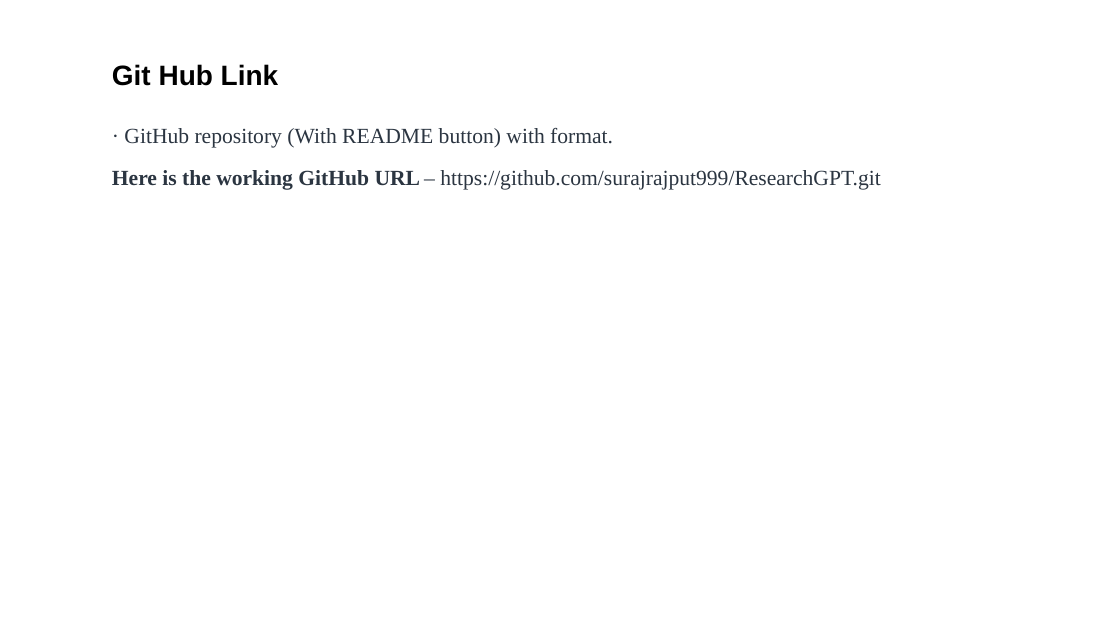
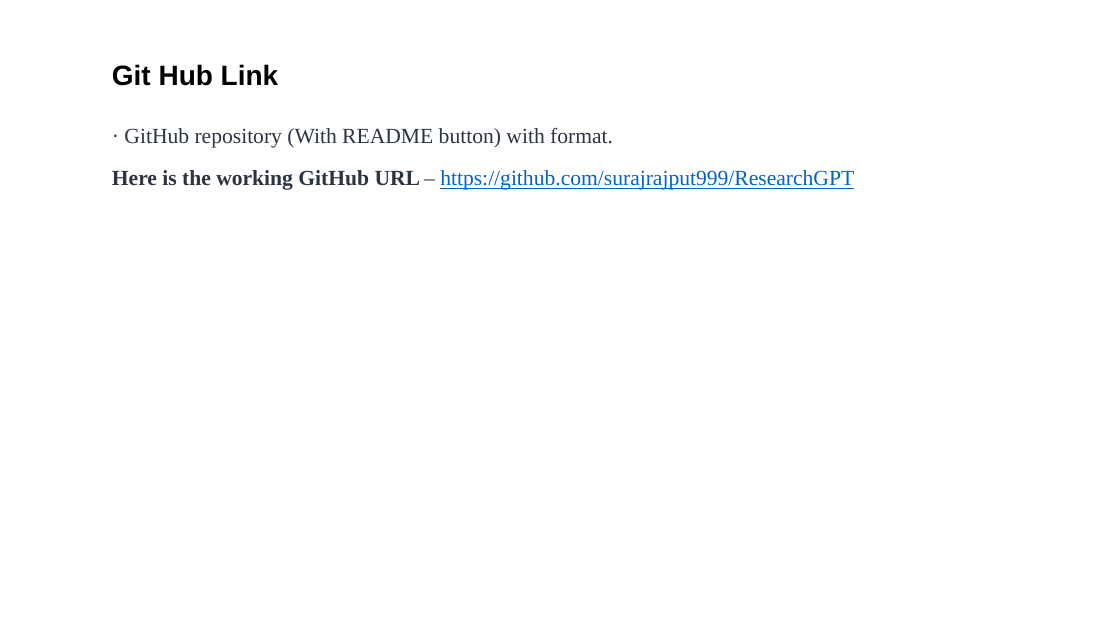
Before and after one commit to surajrajput999/ResearchGPT, a slide deck: slide 12 of project_presentation.pptx. Drawn at 1120x630 pixels with LibreOffice and Linux fonts; fonts in the diff are those of the drawing. Boxes give left, top, right and bottom in pixels: in the first picture for what was removed or moved away, otherwise in the second. Text is boxed around its words. In the diff, an @@ line names an element or a change of style, - is before the commit and + after.

Commit message:
ppt update

```diff
--- a/project_presentation.pptx
+++ b/project_presentation.pptx
@@ text at [112,170,854,190]: text changed; text colour #2B3541 to #0563C1 @@
-Here is the working GitHub URL – https://github.com/surajrajput999/ResearchGPT.git
+Here is the working GitHub URL – https://github.com/surajrajput999/ResearchGPT
```
